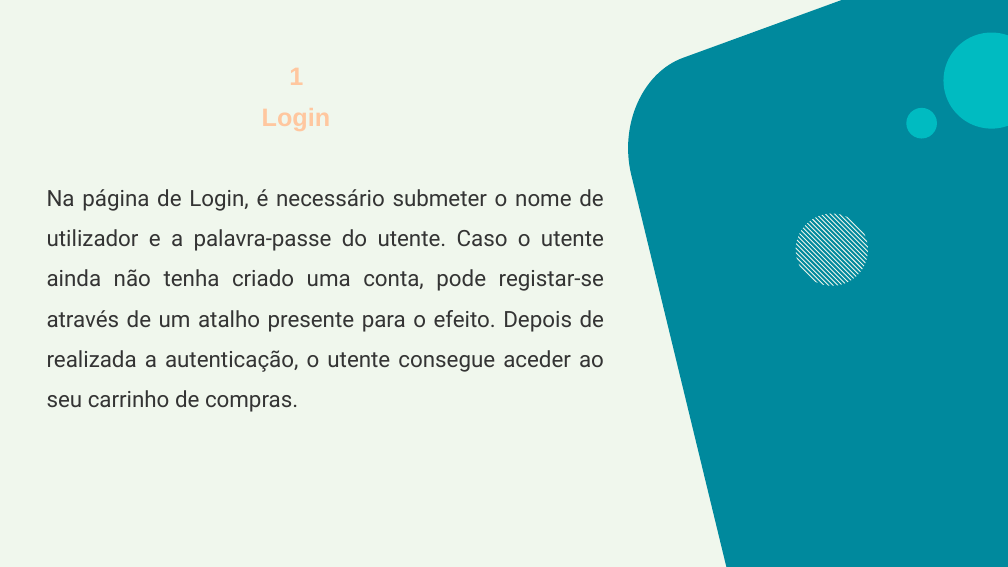
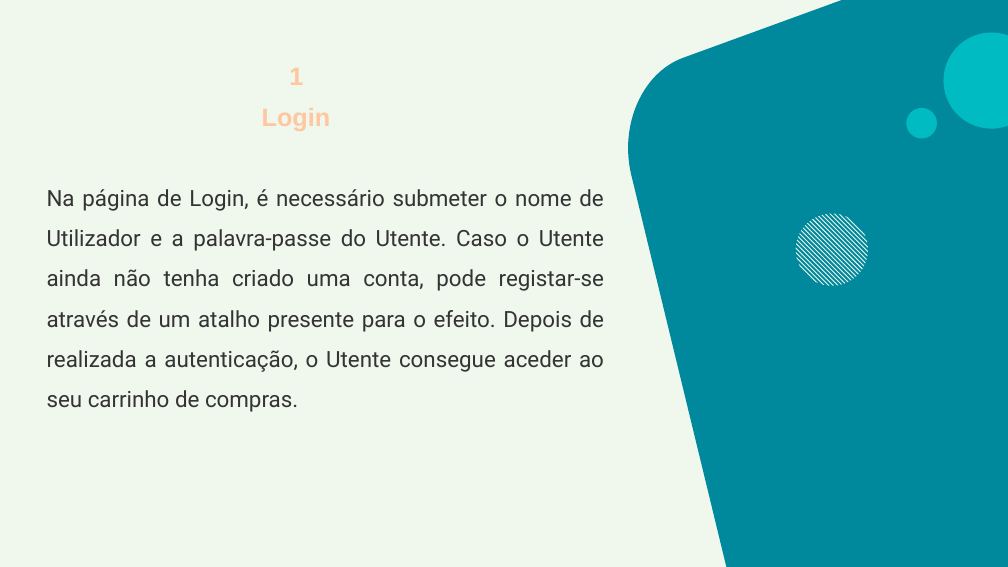
Before and after one commit to HugoDias27/ProjetoAMSI, a slide deck: slide 8 of PPT Projeto AMSI.pptx. Drawn at 1008x567 pixels with LibreOffice and Linux fonts; fonts in the diff are those of the drawing. Boxes give left, top, right and bottom in pixels: in the first picture for what was removed or moved away, otherwise in the second. Text is boxed around its words. In the diff, an @@ line names an element or a change of style, - is before the commit and + after.

Commit message:
1º Update PPT
Alterações efetuadas no conteúdo (texto) do documento e inserção do número total de horas propostas para o projeto de AMSI, no diapositivo da tabela de Planeamento das Tarefas.

```diff
--- a/PPT Projeto AMSI.pptx
+++ b/PPT Projeto AMSI.pptx
@@ subtitle at (47, 189, 604, 412): text changed @@
-Na página de Login, é necessário submeter o nome de utilizador e a palavra-passe do utente. Caso o utente ainda não tenha criado uma conta, pode registar-se através de um atalho presente para o efeito. Depois de realizada a autenticação, o utente consegue aceder ao seu carrinho de compras.
+Na página de Login, é necessário submeter o nome de Utilizador e a palavra-passe do Utente. Caso o Utente ainda não tenha criado uma conta, pode registar-se através de um atalho presente para o efeito. Depois de realizada a autenticação, o Utente consegue aceder ao seu carrinho de compras.
```
Also in this commit, not shown: 7 other slides changed.
